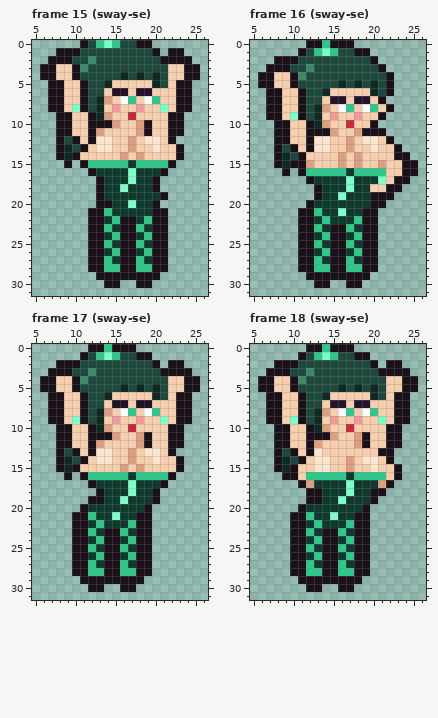
File history of a pixel-art file, art/plaisirs/plaisirs-jade-lumiere.aseprite. Above, as it was before the edit.
32x32 pixels, 20 frames. Shown: frame 15 (sway-se): x 5..26, y 0..31; frame 16 (sway-se): x 5..26, y 0..31; frame 17 (sway-se): x 5..26, y 0..31; frame 18 (sway-se): x 5..26, y 0..31. The commit also changed other frames, which this record leaves out.
The same view after the edit:
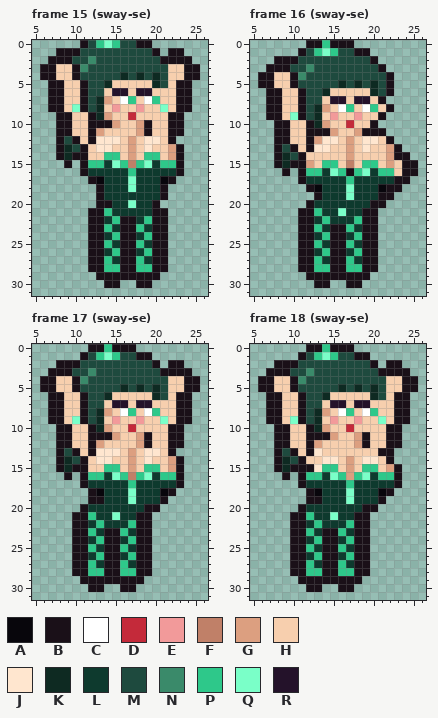
Palette (. is transparent): A #08060c  B #1a1018  C #ffffff  D #c42a3a  E #f29a9a  F #c08068  G #dc9f80  H #f7cfae  J #ffe6cf  K #0e2a22  L #0e3a2e  M #1e4a3e  N #3a8a6a  P #2ec88a  Q #7affc8  R #24122a
Change:
Changed rows in their new state; - is an unchanged pixel.
Frame 15 (sway-se):
first column x 11:
12 ----J--------
13 --------JH-G-
14 B--PPHGHPP-G-
15 ---LQ-F-QL-PB
16 BL----P---LLB
17 -BA------LAB-
18 -----LQ--LB--
Frame 16 (sway-se):
first column x 11:
12 --G-J-------
13 --------JH-G
14 -----HGH---G
15 ---PPHFHPPHG
16 ---LQ-B-QL-P
17 BL----P---LL
18 -BA------LA-
19 -----LQ--L--
Frame 17 (sway-se):
first column x 11:
13 ----J--------
14 --------JH-G-
15 B--PPHGHPP-G-
16 ---LQ-F-QL-PB
17 BL----P---LLB
18 -BA------LAB-
19 -----LQ--LB--
20 ---------B---
Frame 18 (sway-se):
first column x 10:
14 ---H-J--------
15 -BB-PP---PP-G-
16 .B--LQ-G-QL-P-
17 --L----P---LLB
18 ---A------LAB-
19 ------LQ--LB--
20 ----------B---
Pixel boxes of the changes (left, top, right, bottom) in both pictures:
changed: (80, 136, 184, 192)
changed: (298, 136, 394, 200)
changed: (80, 448, 184, 512)
changed: (290, 456, 402, 512)
